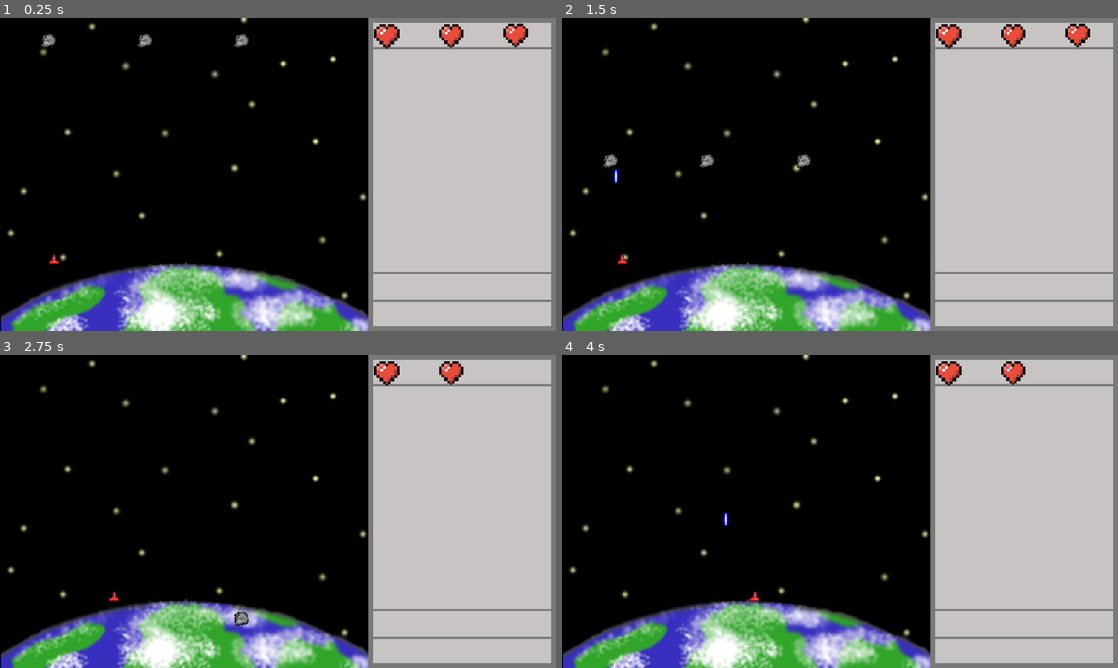
Above: before the commit, frames 1-4 (two rows, left to right).
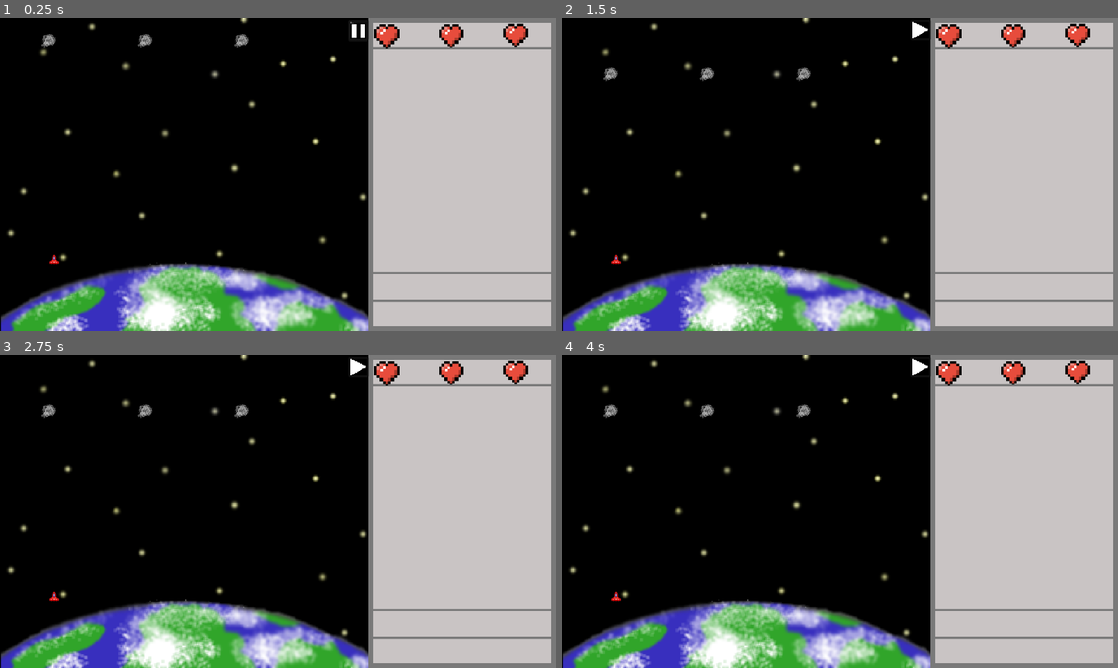
Above: after the commit, the same moments.

Repository: Pchristy03/EAP-Redox
Game: Godot game, scene res://main.tscn
Two runs of this game, one before a commit and one after it. Both use one fixed random seed, a clock stepped at 60 frames per second and the inputs below.
Inputs (mouse positions are in pixels of both pictures, inside the frame that each line leads up to):
- Up to frame 1 (0.25 s): no input
- Up to frame 2 (1.5 s): click (917, 30) at 0.52 s; tap Enter (ui_accept) at 1.25 s; hold Right (ui_right) from 1.28 s (still down)
- Up to frame 3 (2.75 s): tap Enter (ui_accept) at 1.52, 2.27 s; release Right (ui_right) at 2.03 s; hold Left (ui_left) from 2.03 s (still down)
- Up to frame 4 (4 s): release Left (ui_left) at 2.78 s; hold Right (ui_right) from 2.78 s (still down); tap Enter (ui_accept) at 3.77 s

The runs differ from the first frame. In frame 1, less than 0.1% of the frame differs, in the area x 63-67%, y 0-7%; in frame 2, 0.7%; in frame 3, 0.7%, in the area x 7-95%, y 0-87%; in frame 4, 0.7%.

Commit message:
Pause Button Implementation

Diff:
--- a/PauseController.gd
+++ b/PauseController.gd
@@ -11,6 +11,17 @@
 
 func pause() -> void:
 	get_tree().paused = true
+	$ResumeButton.show()
+	$PauseButton.hide()
 
 func resume() -> void:
 	get_tree().paused = false
+	$ResumeButton.hide()
+	$PauseButton.show()
+
+
+func _on_resume_button_pressed():
+	resume()
+
+func _on_pause_button_pressed():
+	pause()
--- a/main.tscn
+++ b/main.tscn
@@ -6,6 +6,8 @@
 [ext_resource type="PackedScene" uid="uid://bxt30ase8f12x" path="res://player.tscn" id="3_tc4d2"]
 [ext_resource type="PackedScene" uid="uid://dfaqyqp5seefj" path="res://hud.tscn" id="4_485ph"]
 [ext_resource type="PackedScene" uid="uid://73c01a126pjr" path="res://pause_controller.tscn" id="4_gvn3p"]
+[ext_resource type="Texture2D" uid="uid://b5how2ph1wmt8" path="res://Art Assets/Pause Button.png" id="5_hkv4y"]
+[ext_resource type="Texture2D" uid="uid://cspwhfn2gcwcn" path="res://Art Assets/Play Button.png" id="6_okrin"]
 
 [sub_resource type="CapsuleShape2D" id="CapsuleShape2D_wtbbb"]
 radius = 673.0
@@ -19,6 +21,22 @@
 [node name="PauseController" parent="." instance=ExtResource("4_gvn3p")]
 process_mode = 3
 
+[node name="ResumeButton" type="Button" parent="PauseController"]
+offset_left = 722.0
+offset_top = 4.0
+offset_right = 764.0
+offset_bottom = 46.0
+icon = ExtResource("6_okrin")
+expand_icon = true
+
+[node name="PauseButton" type="Button" parent="PauseController"]
+offset_left = 722.0
+offset_top = 5.0
+offset_right = 762.0
+offset_bottom = 49.0
+icon = ExtResource("5_hkv4y")
+expand_icon = true
+
 [node name="Player" parent="." instance=ExtResource("3_tc4d2")]
 position = Vector2(112, 490)
 
@@ -31,5 +49,7 @@
 position = Vector2(387, 1200)
 shape = SubResource("CapsuleShape2D_wtbbb")
 
+[connection signal="pressed" from="PauseController/ResumeButton" to="PauseController" method="_on_resume_button_pressed"]
+[connection signal="pressed" from="PauseController/PauseButton" to="PauseController" method="_on_pause_button_pressed"]
 [connection signal="hurt" from="Player" to="." method="_on_player_hurt"]
 [connection signal="shoot" from="Player" to="." method="_on_player_shoot"]
Not shown: 1 places in main.tscn that only renumber resources
